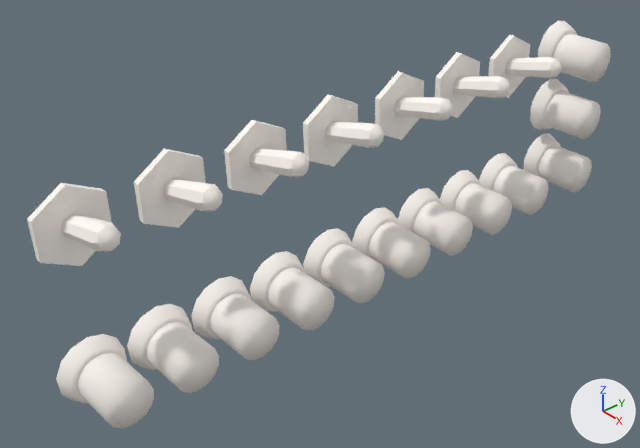
The Blender file dev/switches-breakers.blend, before and after one commit.
Both versions are drawn from a 50 mm lens placed at (-0.0493, 0.0637, -0.4553), pointed at (-0.1797, 0.1778, -0.5557). Lighting does not change. The marker at lower right points along +X, +Y and +Z.

In view in the first picture: 'bcnlt_breaker', 'breakers-base', 'breakers-base-hydr', 'gear_advise_breaker', 'instr_breaker', 'intlt_breaker', 'landing_breaker', 'master_breaker', 'navlt_breaker', 'pitot-heat_breaker', 'switch-base', 'switch_avionics_p18', 'switch_beacon_p18', 'switch_landing_p18', 'switch_nav_p18', 'switch_strobe_p18', 'turn-coordinator_breaker'.
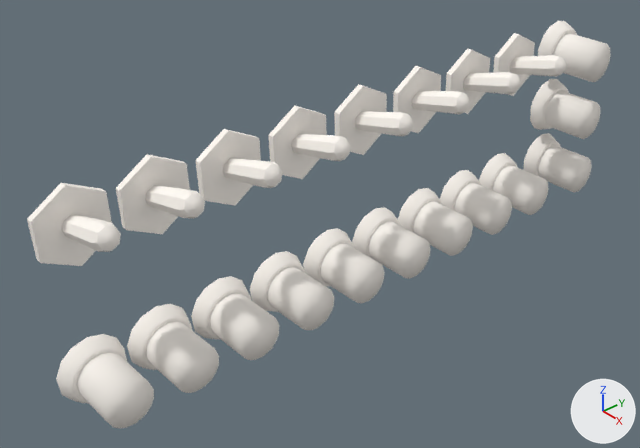
Edits to the bpy script that builds the scene:
```text
Change me_cylinder_004:
    where me_cylinder_004.from_pydata(...)  # 133 vertices, 126 faces; spans x -0.0009..0.0009, y 0.0498..0.1864, z -0.0084..0.0084
    used by ob_switch_base; location = (-0.1797, 0.0625, -0.5339)
    me_cylinder_004 part 1: the loose piece of 19 vertices spanning x -0.0009..0.0009, y 0.1518..0.1667, z -0.0084..0.0084 is moved by (0.0, 0.0039, 0.0)
    me_cylinder_004 part 2: the loose piece of 19 vertices spanning x -0.0009..0.0008, y 0.1321..0.147, z -0.0084..0.0084 is moved by (0.0001, 0.0057, 0.0)
    me_cylinder_004 part 3: the loose piece of 19 vertices spanning x -0.0009..0.0008, y 0.0706..0.0854, z -0.0084..0.0084 is moved by (0.0, -0.0037, 0.0)
    me_cylinder_004 part 4: the loose piece of 19 vertices spanning x -0.0009..0.0008, y 0.0909..0.1058, z -0.0084..0.0084 is moved by (0.0, -0.0068, 0.0)
    me_cylinder_004 part 5: the loose piece of 19 vertices spanning x -0.0009..0.0008, y 0.1111..0.126, z -0.0084..0.0084 is moved by (0.0, -0.0092, 0.0)
    me_cylinder_004 part 6: the loose piece of 19 vertices spanning x -0.0009..0.0009, y 0.1716..0.1864, z -0.0084..0.0084 is moved by (-0.0001, -0.0516, 0.0)
    me_cylinder_004 part 7: the loose piece of 19 vertices spanning x -0.0009..0.0009, y 0.1716..0.1864, z -0.0084..0.0084 is copied, and the copy is moved by (0.0, 0.0019, 0.0); it spans x -0.0009..0.0009, y 0.1734..0.1883, z -0.0084..0.0084
Change me_tube_006:
    where me_tube_006.from_pydata(...)  # 33 vertices, 32 faces; spans x -0.0082..0.0082, y -0.0027..0.0027, z -0.004..0.004
    used by ob_switch_beacon_p18; location = (-0.173, 0.1811, -0.5322)
    me_tube_006 part 8: the whole mesh is moved by (0.0, 0.0086, 0.0)
Change me_tube_004:
    where me_tube_004.from_pydata(...)  # 33 vertices, 32 faces; spans x -0.0082..0.0082, y -0.0027..0.0027, z -0.004..0.004
    used by ob_switch_landing_p18; location = (-0.173, 0.2219, -0.5322)
    me_tube_004 part 9: the whole mesh is moved by (0.0, 0.0039, 0.0)
Change me_tube_007:
    where me_tube_007.from_pydata(...)  # 33 vertices, 32 faces; spans x -0.0082..0.0082, y -0.0027..0.0027, z -0.004..0.004
    used by ob_switch_nav_p18; location = (-0.173, 0.161, -0.5322)
    me_tube_007 part 10: the whole mesh is moved by (0.0, 0.0108, 0.0)
Change me_tube_005:
    where me_tube_005.from_pydata(...)  # 33 vertices, 32 faces; spans x -0.0082..0.0082, y -0.0027..0.0027, z -0.004..0.004
    used by ob_switch_strobe_p18; location = (-0.173, 0.2022, -0.5322)
    me_tube_005 part 11: the whole mesh is moved by (0.0, 0.0056, 0.0)
Change ob_switch_avionics_p18:
    ob_switch_avionics_p18.location: (-0.173, 0.1406, -0.5322) -> (-0.173, 0.1368, -0.5322)
Add ob_switch_panel_p18:
    ob_switch_panel_p18 = bpy.data.objects.new('switch_panel_p18', me_tube_008)
    ob_switch_panel_p18.location = (-0.173, 0.1544, -0.5322)
    ob_switch_panel_p18.show_transparent = True
```

Where the change shows, as pixel boxes (x1, y1, x2, y2) in the pictures (640 x 448 px; the box of a moved part takes in the faces that stretch with it):
'switch-base', reshaped: before (27, 34, 530, 266); after (27, 33, 535, 266)
'switch_nav_p18', mesh moved: before (250, 149, 309, 177); after (292, 134, 351, 161)
'switch_avionics_p18', moved: before (163, 179, 223, 212); after (146, 185, 205, 219)
'switch_beacon_p18', mesh moved: before (325, 122, 384, 148); after (355, 112, 413, 136)
'switch_strobe_p18', mesh moved: before (395, 97, 453, 121); after (412, 91, 469, 114)
'switch_landing_p18', mesh moved: before (453, 76, 510, 99); after (463, 72, 521, 94)
'switch_panel_p18', added: after (223, 158, 282, 188)
part 1 of me_cylinder_004, moved or reshaped: before (435, 52, 480, 118); after (446, 48, 490, 114)
part 2 of me_cylinder_004, moved or reshaped: before (375, 71, 424, 140); after (393, 66, 441, 133)
part 3 of me_cylinder_004, moved or reshaped: before (134, 149, 206, 228); after (116, 154, 190, 234)
part 4 of me_cylinder_004, moved or reshaped: before (224, 120, 287, 195); after (195, 129, 261, 206)
part 5 of me_cylinder_004, moved or reshaped: before (303, 94, 358, 166); after (268, 105, 327, 179)
part 6 of me_cylinder_004, moved or reshaped: before (488, 34, 530, 98); after (334, 84, 387, 155)
part 7 of me_cylinder_004, added: after (493, 33, 535, 96)
